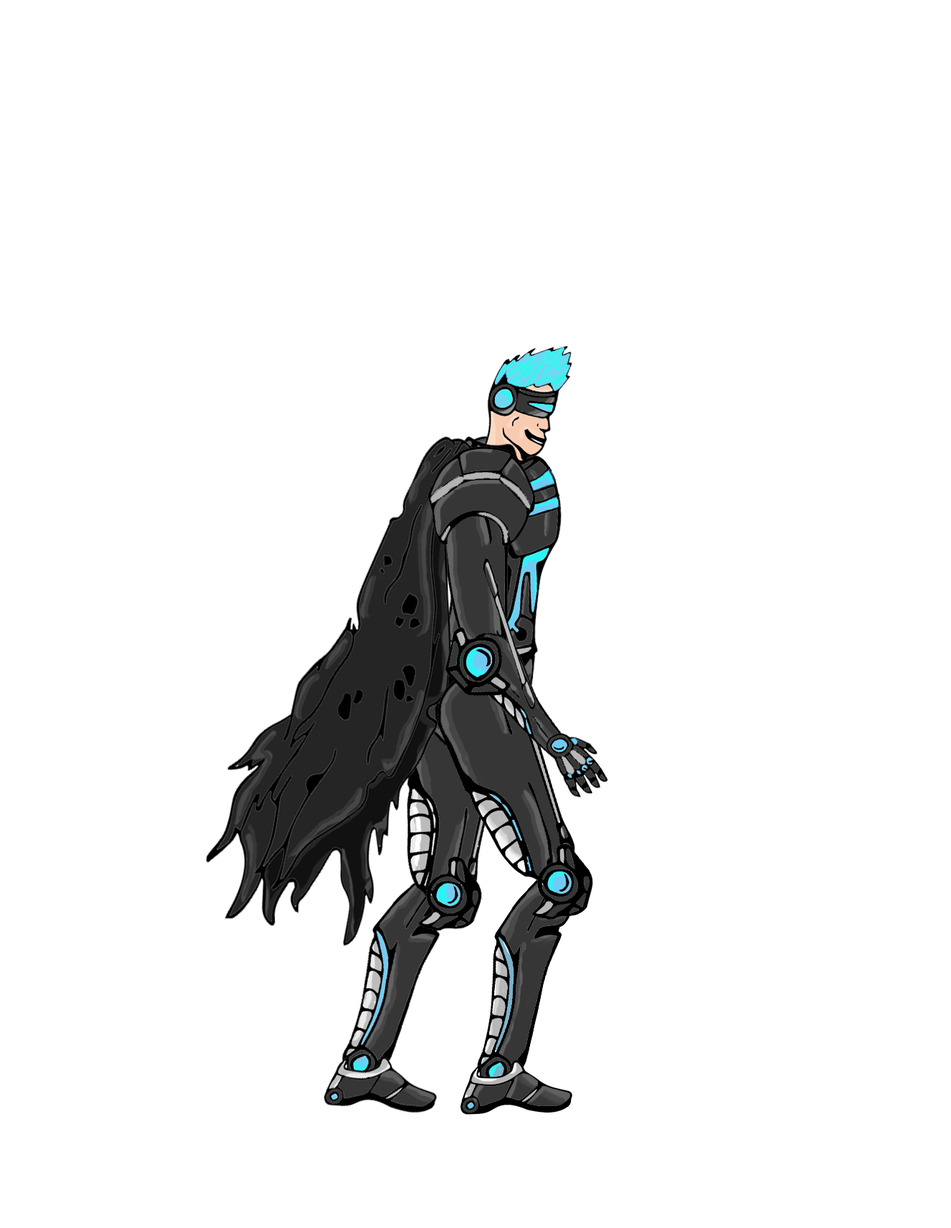
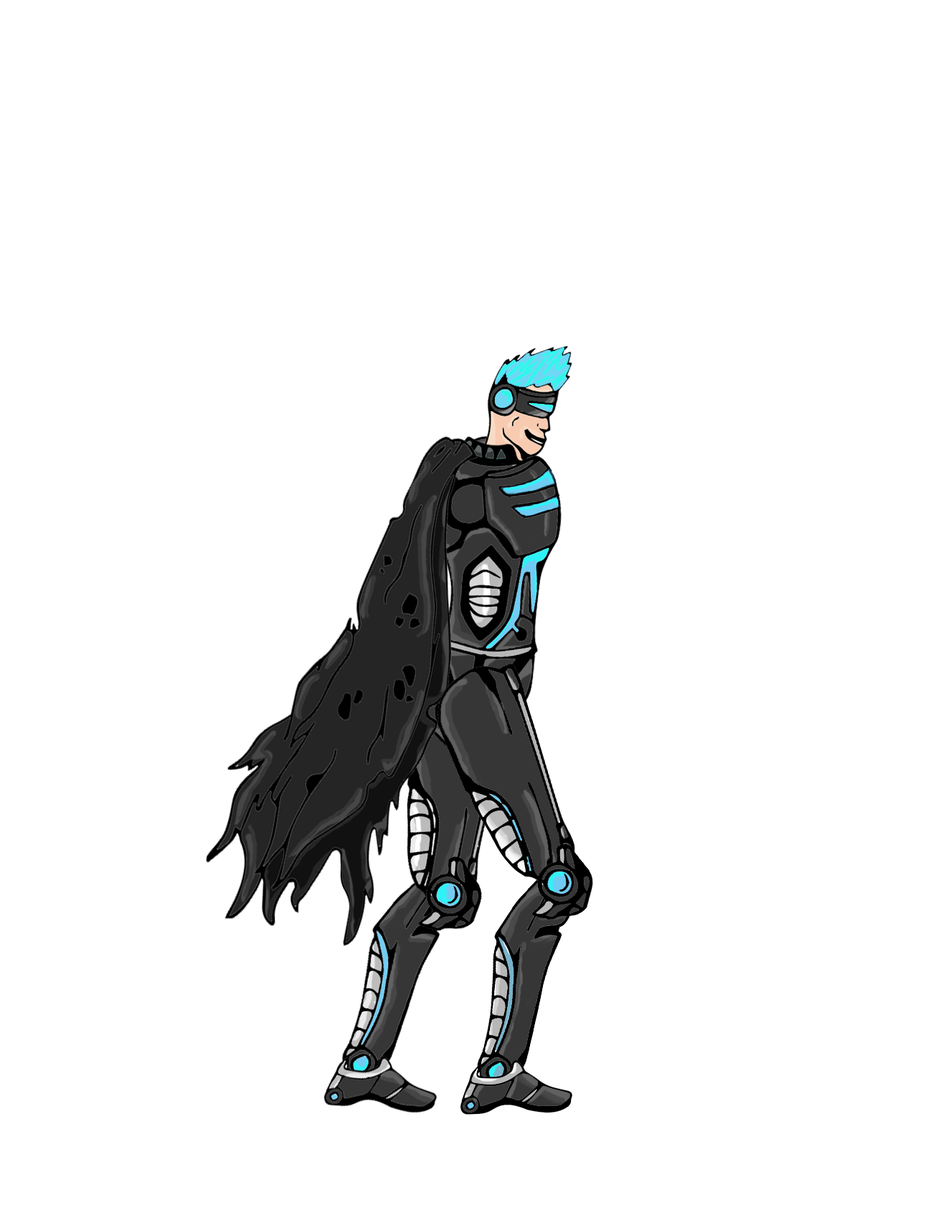
Revision of a layered 951 × 1228 image; what changed, layer by layer:
hid "Hand" over [545, 732, 609, 798]
hid "Piston" over [482, 557, 536, 711]
hid "Elbow" over [445, 626, 512, 697]
hid "Forearm" over [466, 631, 573, 762]
hid "Shoulder" over [427, 446, 536, 547]
hid "Bicep" over [441, 486, 509, 683]
